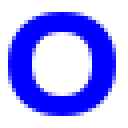
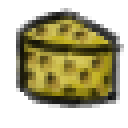
Layers edited between the first and the second 128x128 image:
removed layer "O" over [8, 12, 116, 116]
added layer "Cheese" above "Bacon" over [16, 8, 124, 108]
